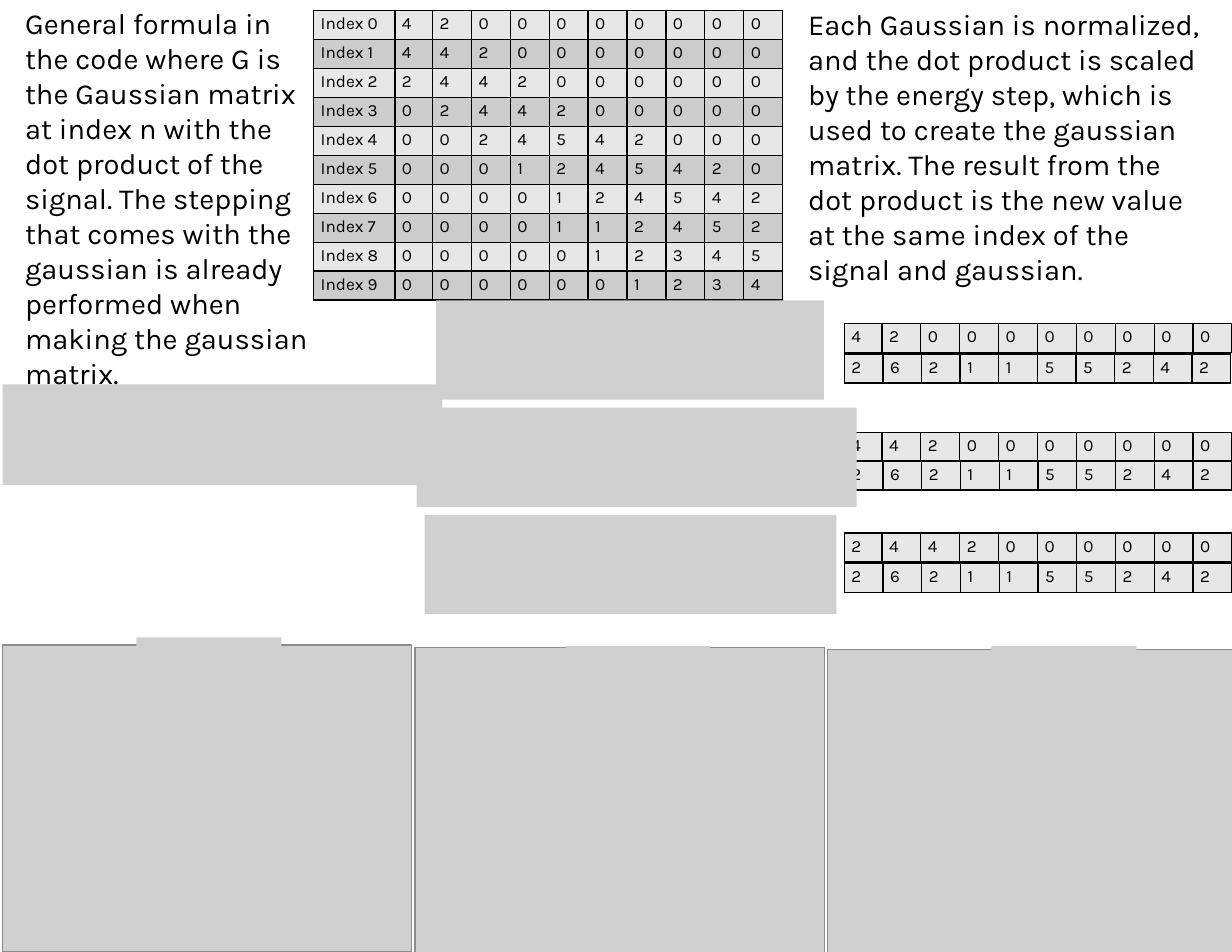
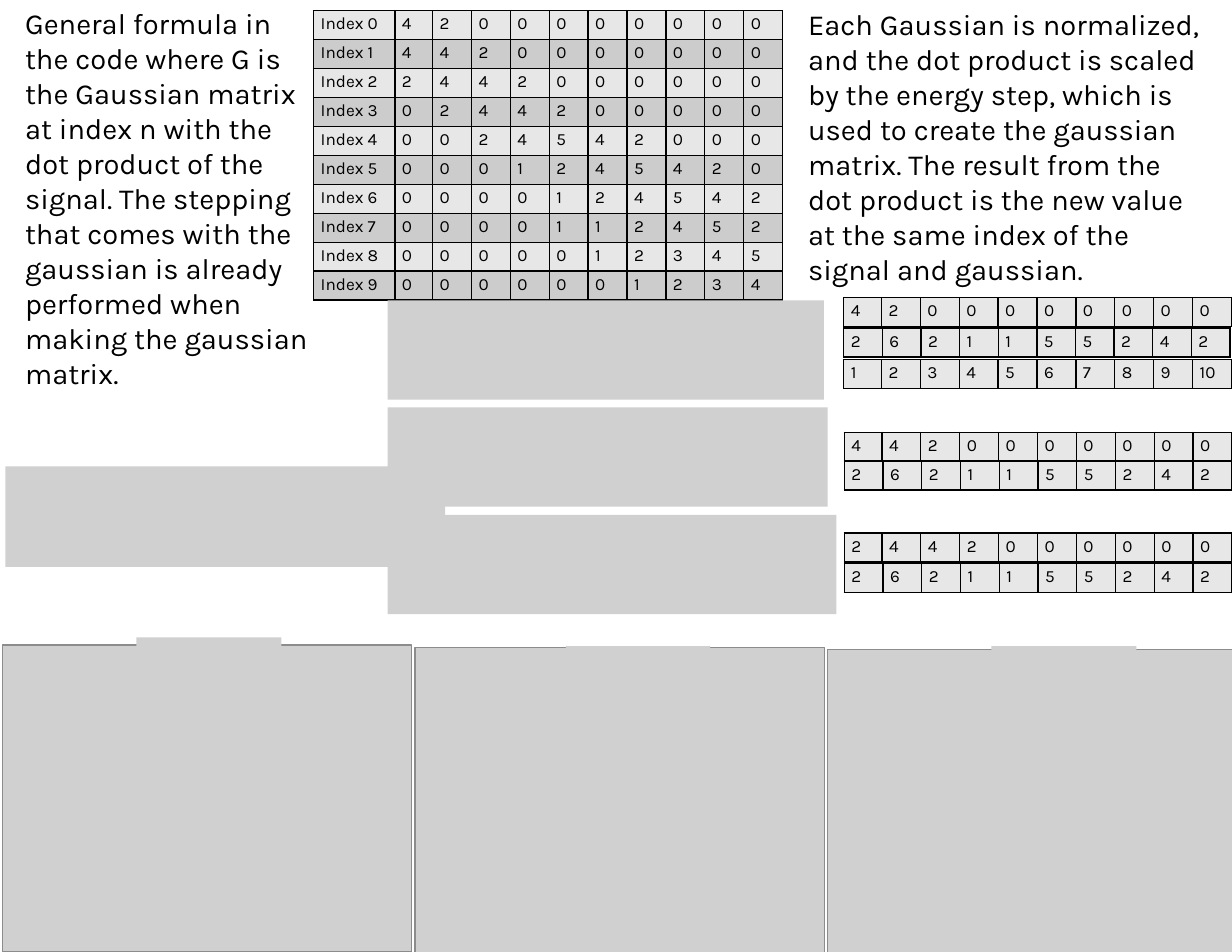
Before and after one commit to det-lab/elbe-data-convolution, a slide deck: slide 2 of docs/ConvolutionInfographic.pptx. Drawn at 1232x952 pixels with LibreOffice and Linux fonts; fonts in the diff are those of the drawing; grey boxes stand for pictures. Boxes give left, top, right and bottom in pixels: in the first picture for what was removed or moved away, otherwise in the second. Text is boxed around its words. In the diff, an @@ line names an element or a change of style, - is before the commit and + after.

```diff
--- a/docs/ConvolutionInfographic.pptx
+++ b/docs/ConvolutionInfographic.pptx
@@ table: place and size @@
-table at [844, 324, 1232, 353]
+table at [843, 298, 1232, 327]
@@ picture: place and size @@
-picture at [436, 300, 823, 400]
+picture at [388, 300, 823, 400]
@@ table: place and size @@
-table at [844, 354, 1225, 383]
+table at [843, 328, 1224, 357]
@@ picture removed at [2, 384, 442, 485] @@
@@ table added at [843, 360, 1232, 389], 1 rows, 10 columns @@
+1 | 2 | 3 | 4 | 5 | 6 | 7 | 8 | 9 | 10
@@ picture: place and size @@
-picture at [417, 408, 857, 507]
+picture at [388, 408, 828, 507]
@@ picture added at [6, 466, 446, 567] @@
@@ picture: place and size @@
-picture at [424, 515, 837, 615]
+picture at [388, 515, 837, 615]
```
Also in this commit, not shown: 2 slides added, 10 other files.
